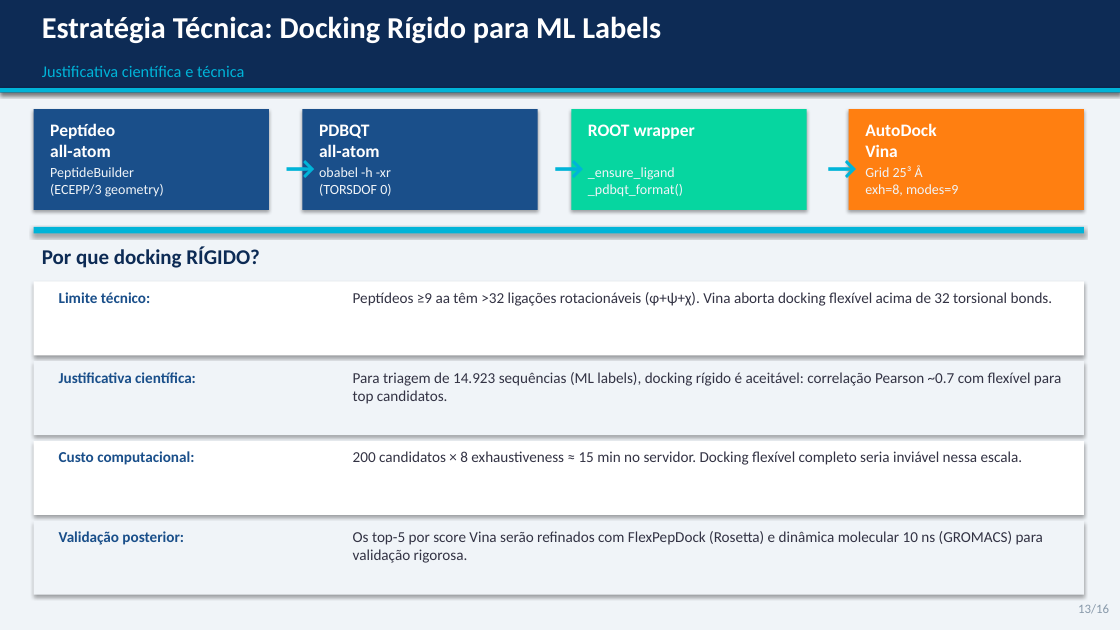
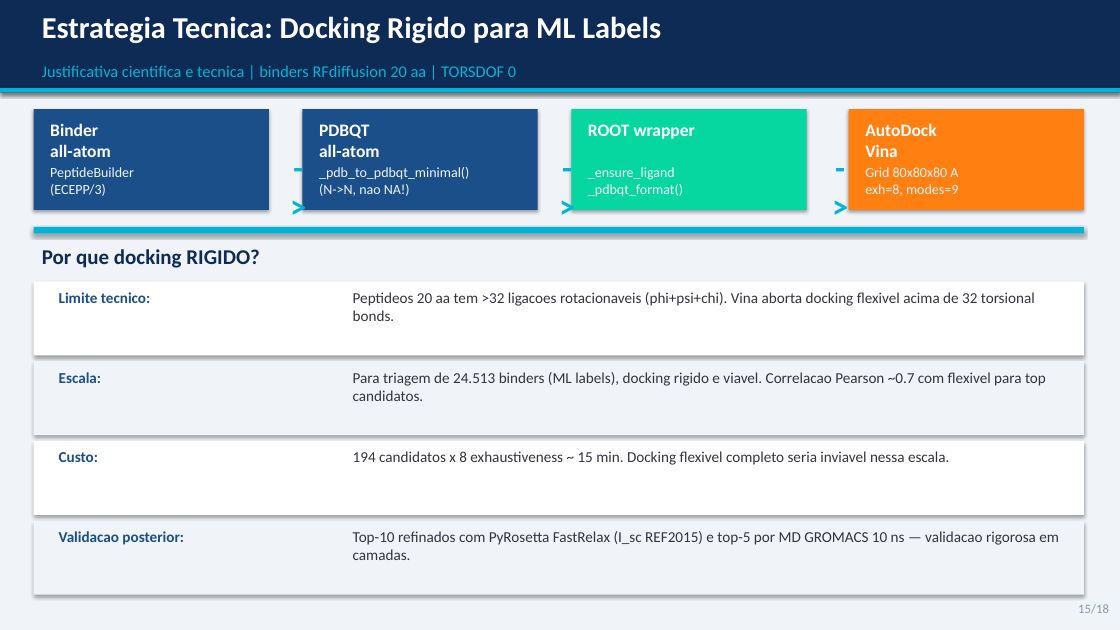
Before and after one commit to eulaliobqi/design-inibidores, a slide deck: slide 15 of apresentacao_design_inibidores.pptx (slide 13 before the commit). Drawn at 1120x630 pixels with LibreOffice and Linux fonts; fonts in the diff are those of the drawing. Boxes give left, top, right and bottom in pixels: in the first picture for what was removed or moved away, otherwise in the second. Text is boxed around its words. In the diff, an @@ line names an element or a change of style, - is before the commit and + after.

```diff
--- a/apresentacao_design_inibidores.pptx
+++ b/apresentacao_design_inibidores.pptx
@@ text at (x1=42, y1=16, x2=661, y2=43): text changed @@
-Estratégia Técnica: Docking Rígido para ML Labels
+Estrategia Tecnica: Docking Rigido para ML Labels
@@ text at (x1=42, y1=65, x2=516, y2=77): text changed @@
-Justificativa científica e técnica
+Justificativa cientifica e tecnica | binders RFdiffusion 20 aa | TORSDOF 0
@@ text at (x1=50, y1=123, x2=111, y2=157): text changed @@
-Peptídeo
-all-atom
+Binder
+all-atom
@@ text at (x1=277, y1=143, x2=319, y2=185): text changed @@
-→
+->
@@ text at (x1=546, y1=143, x2=588, y2=185): text changed @@
-→
+->
@@ text at (x1=819, y1=143, x2=861, y2=185): text changed @@
-→
+->
@@ text at (x1=50, y1=167, x2=134, y2=196): text changed @@
-PeptideBuilder
-(ECEPP/3 geometry)
+PeptideBuilder
+(ECEPP/3)
@@ text at (x1=319, y1=167, x2=469, y2=196): text changed @@
-obabel -h -xr
-(TORSDOF 0)
+_pdb_to_pdbqt_minimal()
+(N->N, nao NA!)
@@ text at (x1=865, y1=167, x2=958, y2=196): text changed @@
-Grid 25³ Å
-exh=8, modes=9
+Grid 80x80x80 A
+exh=8, modes=9
@@ text at (x1=42, y1=249, x2=260, y2=268): text changed @@
-Por que docking RÍGIDO?
+Por que docking RIGIDO?
@@ text at (x1=59, y1=292, x2=150, y2=303): text changed @@
-Limite técnico:
+Limite tecnico:
@@ text at (x1=353, y1=292, x2=1035, y2=321): text changed @@
-Peptídeos ≥9 aa têm >32 ligações rotacionáveis (φ+ψ+χ). Vina aborta docking flexível acima de 32 torsional bonds.
+Peptideos 20 aa tem >32 ligacoes rotacionaveis (phi+psi+chi). Vina aborta docking flexivel acima de 32 torsional bonds.
@@ text at (x1=59, y1=372, x2=101, y2=383): text changed @@
-Justificativa científica:
+Escala:
@@ text at (x1=353, y1=372, x2=1046, y2=401): text changed @@
-Para triagem de 14.923 sequências (ML labels), docking rígido é aceitável: correlação Pearson ~0.7 com flexível para top candidatos.
+Para triagem de 24.513 binders (ML labels), docking rigido e viavel. Correlacao Pearson ~0.7 com flexivel para top candidatos.
@@ text at (x1=59, y1=452, x2=98, y2=462): text changed @@
-Custo computacional:
+Custo:
@@ text at (x1=353, y1=451, x2=950, y2=465): text changed @@
-200 candidatos × 8 exhaustiveness ≈ 15 min no servidor. Docking flexível completo seria inviável nessa escala.
+194 candidatos x 8 exhaustiveness ~ 15 min. Docking flexivel completo seria inviavel nessa escala.
@@ text at (x1=59, y1=531, x2=184, y2=545): text changed @@
-Validação posterior:
+Validacao posterior:
@@ text at (x1=353, y1=531, x2=1059, y2=560): text changed @@
-Os top-5 por score Vina serão refinados com FlexPepDock (Rosetta) e dinâmica molecular 10 ns (GROMACS) para validação rigorosa.
+Top-10 refinados com PyRosetta FastRelax (I_sc REF2015) e top-5 por MD GROMACS 10 ns — validacao rigorosa em camadas.
@@ text at (x1=1078, y1=604, x2=1109, y2=614): text changed @@
-13/16
+15/18
```
Also in this commit, not shown: 8 other slides changed, 9 slides added, 7 slides removed, 47 other files.
